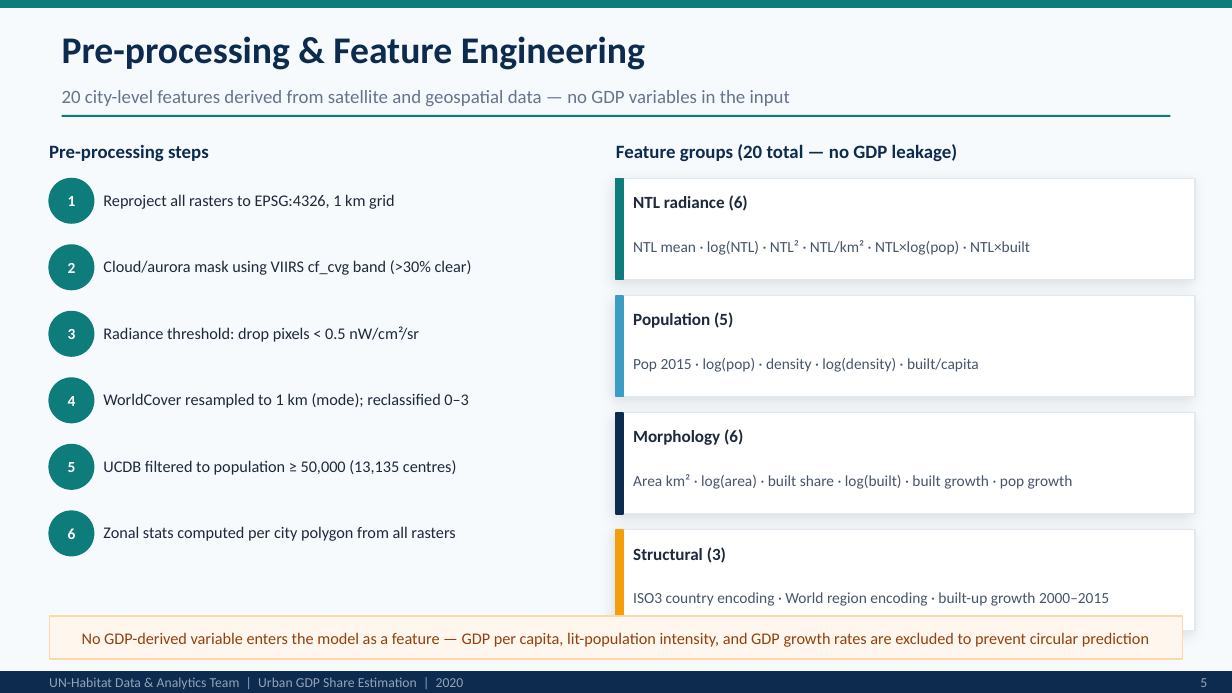
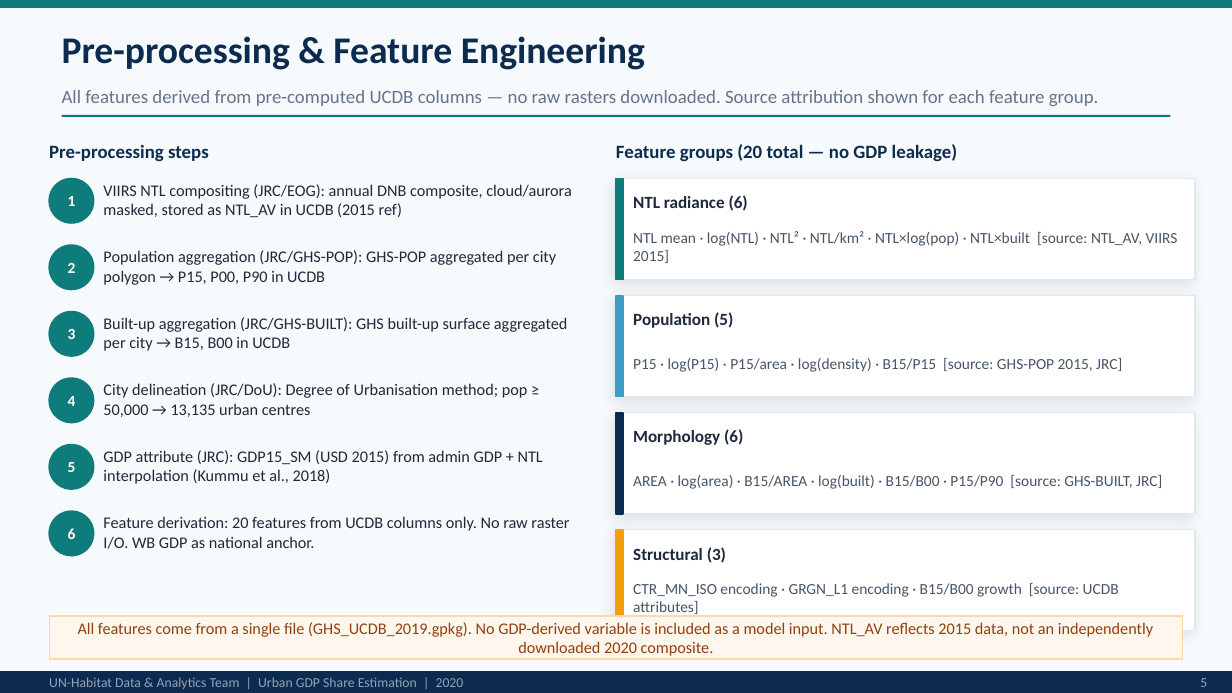
Before and after one commit to Gkogutu478/urban-gdp-ntl, a slide deck: slide 5 of docs/Urban_GDP_NTL_Presentation_v2.pptx. Drawn at 1232x693 pixels with LibreOffice and Linux fonts; fonts in the diff are those of the drawing. Boxes give left, top, right and bottom in pixels: in the first picture for what was removed or moved away, otherwise in the second. Text is boxed around its words. In the diff, an @@ line names an element or a change of style, - is before the commit and + after.

```diff
--- a/docs/Urban_GDP_NTL_Presentation_v2.pptx
+++ b/docs/Urban_GDP_NTL_Presentation_v2.pptx
@@ text at box(62, 90, 1099, 106): text changed @@
-20 city-level features derived from satellite and geospatial data — no GDP variables in the input
+All features derived from pre-computed UCDB columns — no raw rasters downloaded. Source attribution shown for each feature group.
@@ text at box(103, 184, 571, 218): text changed @@
-Reproject all rasters to EPSG:4326, 1 km grid
+VIIRS NTL compositing (JRC/EOG): annual DNB composite, cloud/aurora masked, stored as NTL_AV in UCDB (2015 ref)
@@ text at box(633, 231, 1178, 263): text changed @@
-NTL mean · log(NTL) · NTL² · NTL/km² · NTL×log(pop) · NTL×built
+NTL mean · log(NTL) · NTL² · NTL/km² · NTL×log(pop) · NTL×built [source: NTL_AV, VIIRS 2015]
@@ text at box(103, 250, 556, 285): text changed @@
-Cloud/aurora mask using VIIRS cf_cvg band (>30% clear)
+Population aggregation (JRC/GHS-POP): GHS-POP aggregated per city polygon → P15, P00, P90 in UCDB
@@ text at box(103, 317, 567, 351): text changed @@
-Radiance threshold: drop pixels < 0.5 nW/cm²/sr
+Built-up aggregation (JRC/GHS-BUILT): GHS built-up surface aggregated per city → B15, B00 in UCDB
@@ text at box(633, 358, 1122, 372): text changed @@
-Pop 2015 · log(pop) · density · log(density) · built/capita
+P15 · log(P15) · P15/area · log(density) · B15/P15 [source: GHS-POP 2015, JRC]
@@ text at box(103, 383, 528, 417): text changed @@
-WorldCover resampled to 1 km (mode); reclassified 0–3
+City delineation (JRC/DoU): Degree of Urbanisation method; pop ≥ 50,000 → 13,135 urban centres
@@ text at box(103, 450, 543, 484): text changed @@
-UCDB filtered to population ≥ 50,000 (13,135 centres)
+GDP attribute (JRC): GDP15_SM (USD 2015) from admin GDP + NTL interpolation (Kummu et al., 2018)
@@ text at box(633, 475, 1162, 489): text changed @@
-Area km² · log(area) · built share · log(built) · built growth · pop growth
+AREA · log(area) · B15/AREA · log(built) · B15/B00 · P15/P90 [source: GHS-BUILT, JRC]
@@ text at box(103, 516, 569, 549): text changed @@
-Zonal stats computed per city polygon from all rasters
+Feature derivation: 20 features from UCDB columns only. No raw raster I/O. WB GDP as national anchor.
@@ text at box(633, 583, 1119, 617): text changed @@
-ISO3 country encoding · World region encoding · built-up growth 2000–2015
+CTR_MN_ISO encoding · GRGN_L1 encoding · B15/B00 growth [source: UCDB attributes]
@@ text at box(78, 622, 1153, 656): text changed @@
-No GDP-derived variable enters the model as a feature — GDP per capita, lit-population intensity, and GDP growth rates are excluded to prevent circular prediction
+All features come from a single file (GHS_UCDB_2019.gpkg). No GDP-derived variable is included as a model input. NTL_AV reflects 2015 data, not an independently downloaded 2020 composite.
```
Also in this commit, not shown: 9 other slides changed, 1 other file.
